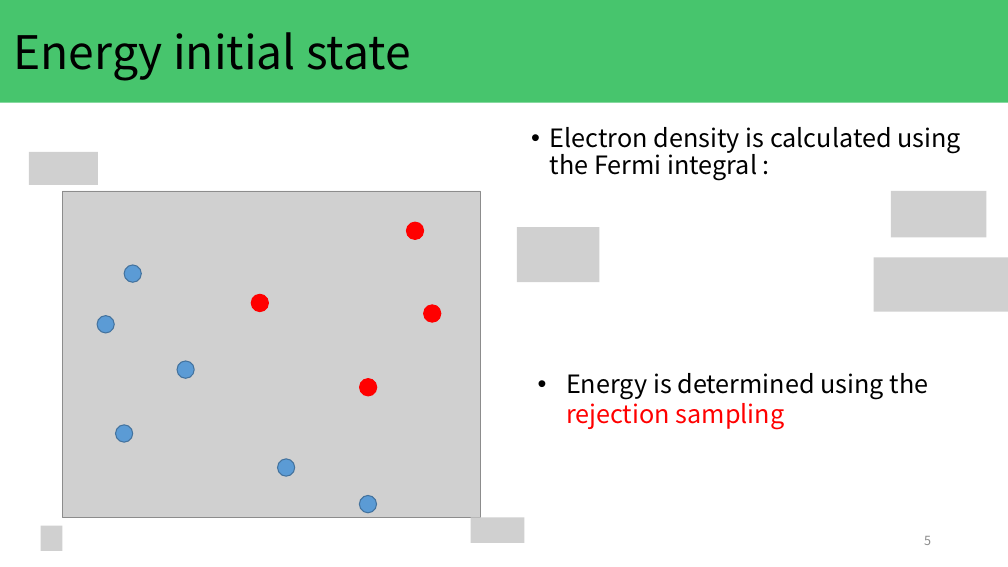
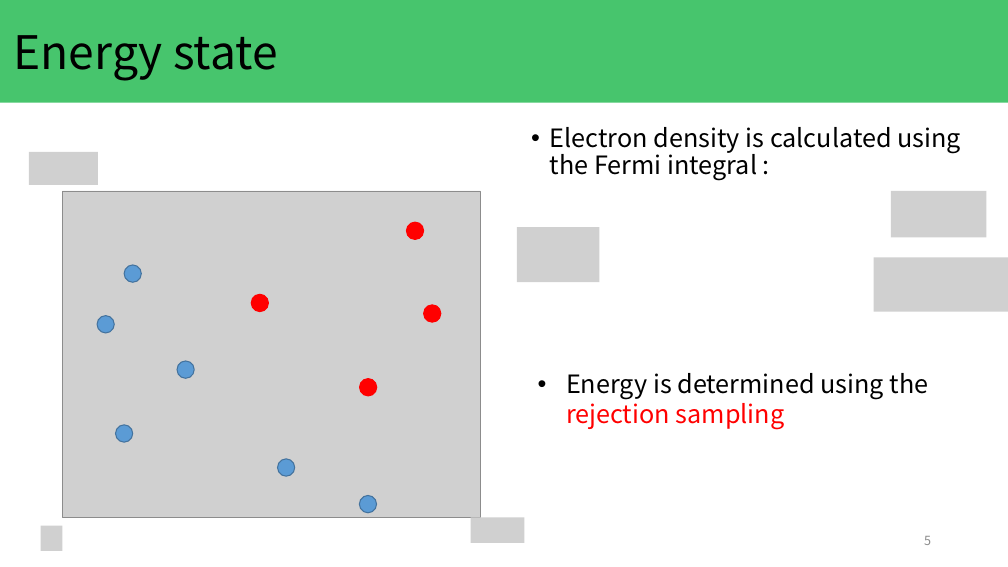
Before and after one commit to KeitoKubo/MonteCarlo-simulation-with-Fermi-degeneracy, a slide deck: slide 5 of presentation/kubo_20231129.pptx. Drawn at 1008x567 pixels with LibreOffice and Linux fonts; fonts in the diff are those of the drawing; grey boxes stand for pictures. Boxes give left, top, right and bottom in pixels: in the first picture for what was removed or moved away, otherwise in the second. Text is boxed around its words. In the diff, an @@ line names an element or a change of style, - is before the commit and + after.

```diff
--- a/presentation/kubo_20231129.pptx
+++ b/presentation/kubo_20231129.pptx
@@ title at (x1=14, y1=35, x2=278, y2=81): text changed @@
-Energy initial state
+Energy state
```
Also in this commit, not shown: 6 other slides changed, 1 slide added.
